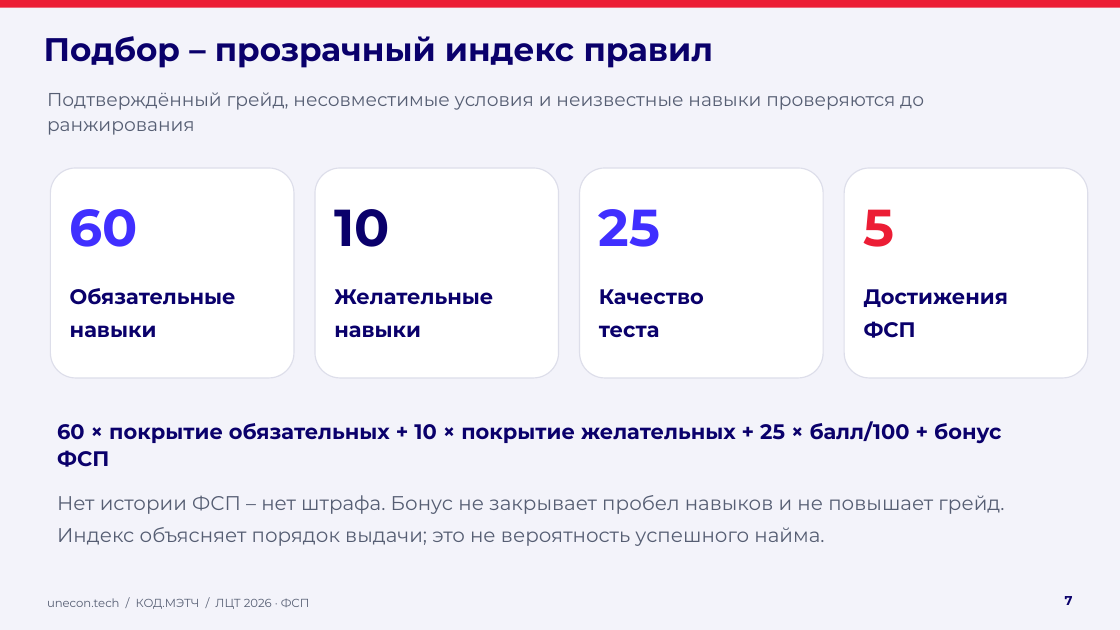
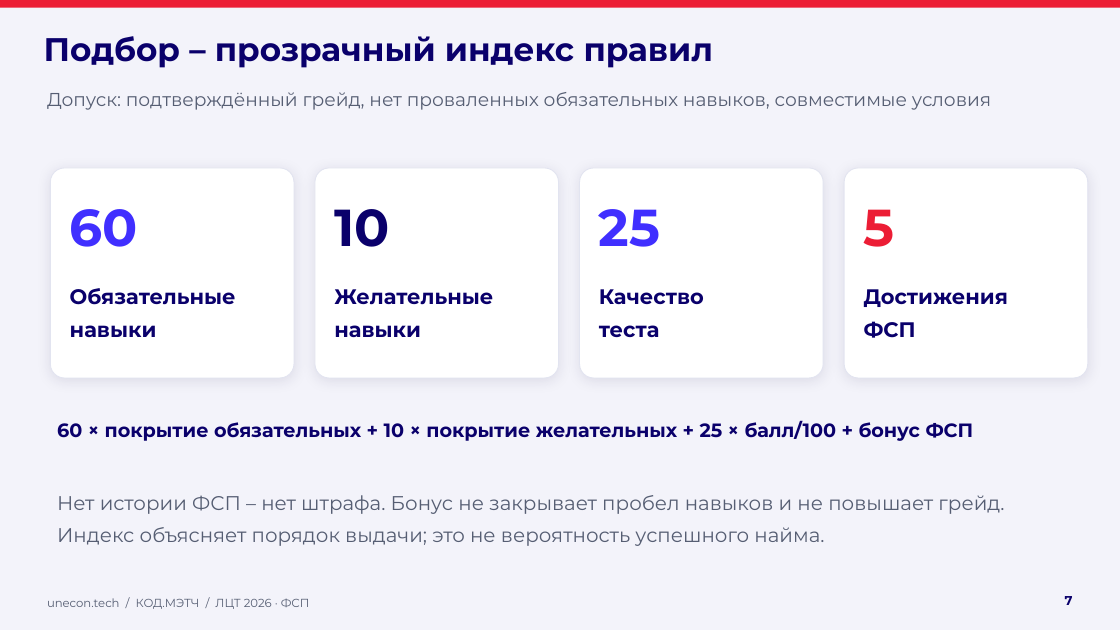
Before and after one commit to Valery766/kodmatch-lct-2026, a slide deck: slide 7 of presentation/КОД.МЭТЧ_unecon.tech_ЛЦТ_ФСП_2026.pptx. Drawn at 1120x630 pixels with LibreOffice and Linux fonts; fonts in the diff are those of the drawing; background and template pictures are left out. Boxes give left, top, right and bottom in pixels: in the first picture for what was removed or moved away, otherwise in the second. Text is boxed around its words. In the diff, an @@ line names an element or a change of style, - is before the commit and + after.

```diff
--- a/presentation/КОД.МЭТЧ_unecon.tech_ЛЦТ_ФСП_2026.pptx
+++ b/presentation/КОД.МЭТЧ_unecon.tech_ЛЦТ_ФСП_2026.pptx
@@ text at bbox=[47, 92, 991, 110]: text changed @@
-Подтверждённый грейд, несовместимые условия и неизвестные навыки проверяются до ранжирования
+Допуск: подтверждённый грейд, нет проваленных обязательных навыков, совместимые условия
@@ outline #DDDEEA 1 pt to #E2E4F0 0.75 pt; shadow on; proportions changed in 4 elements at bbox=[50, 168, 294, 378], bbox=[315, 168, 559, 378], bbox=[580, 168, 823, 378], bbox=[844, 168, 1088, 378] @@
@@ text "60 × покрытие обязательных + ..." at bbox=[57, 420, 974, 441]: size 18 to 16.5 pt @@
```
Also in this commit, not shown: 14 other slides changed, 52 other files.
